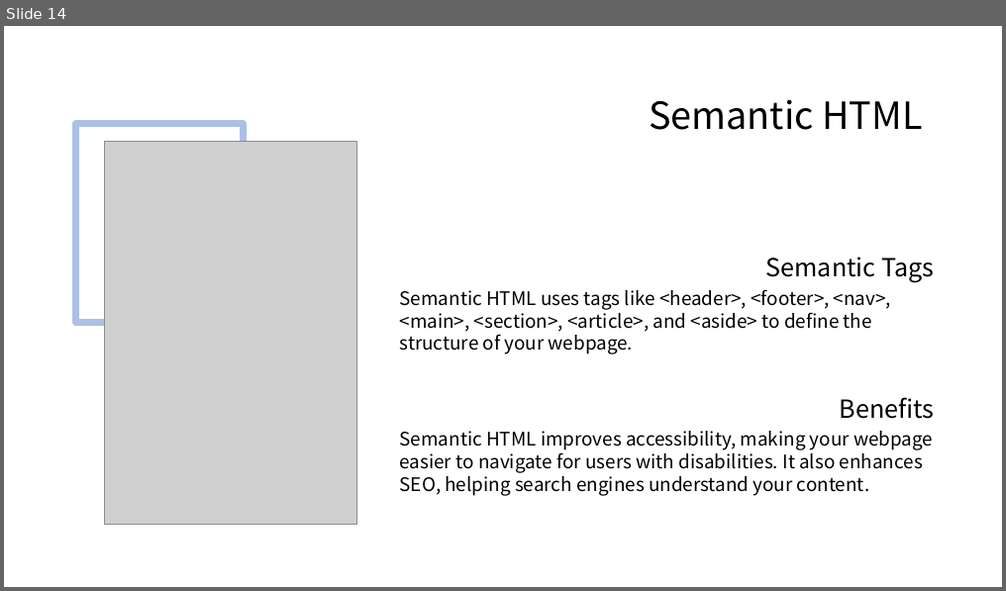
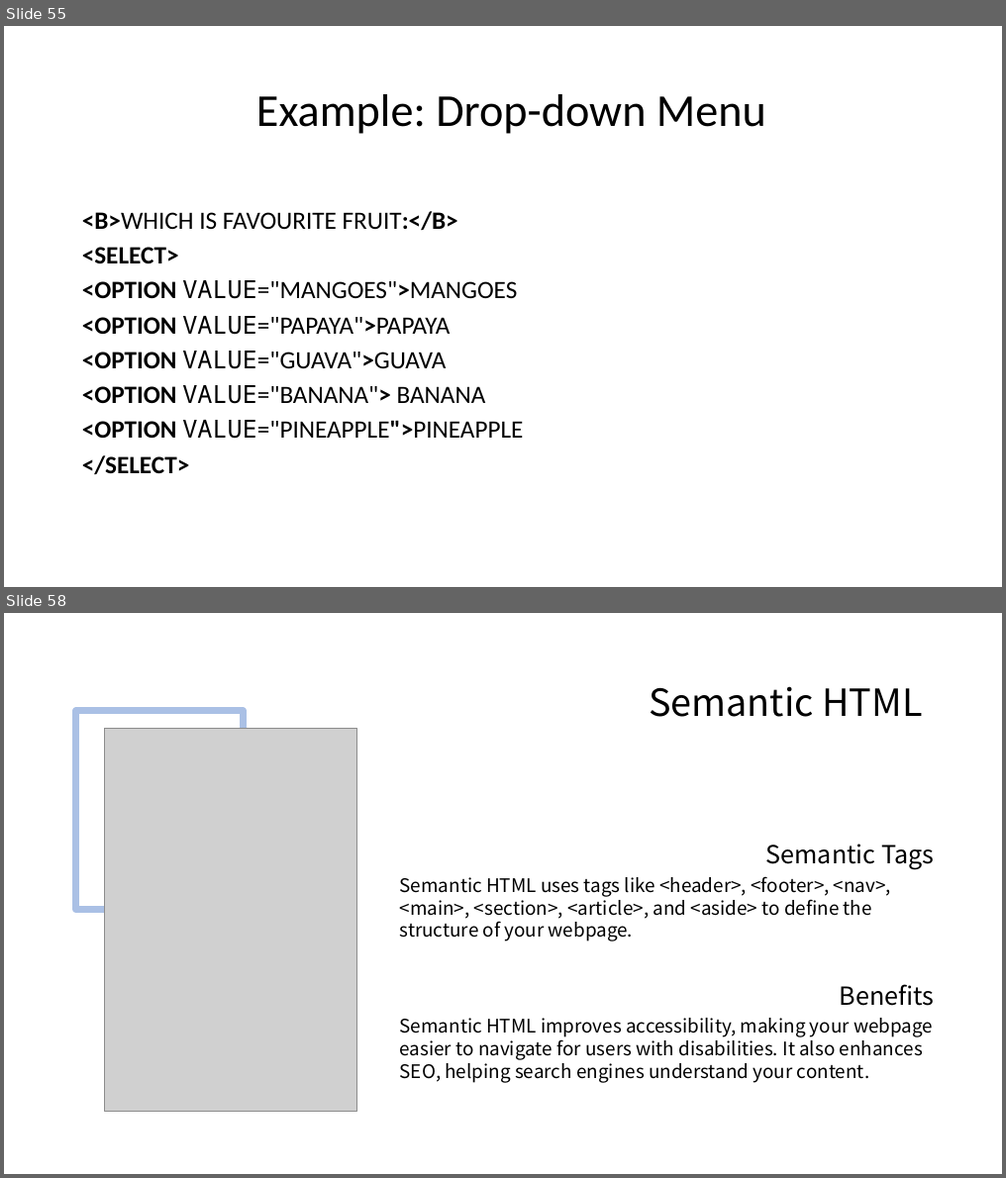
Before and after one commit to seanwhs/HTML-Crash-Course, a slide deck: HTML Crash Course – 1 Day.pptx. Shown one above the other, each under a label of ours: slide 14 before the commit, slides 55 and 58 after it; the slides between them are not shown. The pictures are 1006x591 and 1006x1178 pixels, drawn with LibreOffice and Linux fonts; fonts in the diff are those of the drawing; grey boxes stand for pictures. Boxes give left, top, right and bottom in pixels: in the first picture for what was removed or moved away, otherwise in the second. Text is boxed around its words. In the diff, an @@ line names an element or a change of style, - is before the commit and + after.

```diff
--- a/HTML Crash Course – 1 Day.pptx
+++ b/HTML Crash Course – 1 Day.pptx
@@ slide 55 added at box(4, 26, 1002, 587), background #FFFFFF @@
@@ text added at box(256, 94, 766, 134), 44 pt, text #000000 @@
+Example: Drop-down Menu
@@ text added at box(82, 211, 523, 474), 24 pt, text #000000 @@
+<B>WHICH IS FAVOURITE FRUIT:</B>
+<SELECT>
+<OPTION VALUE="MANGOES">MANGOES
+<OPTION VALUE="PAPAYA">PAPAYA
+<OPTION VALUE="GUAVA">GUAVA
+<OPTION VALUE="BANANA"> BANANA
+<OPTION VALUE="PINEAPPLE">PINEAPPLE
+</SELECT>
@@ what was slide 14 is now slide 58 @@
```
Also in this commit, not shown: 1 slide changed, 44 other slides added.
